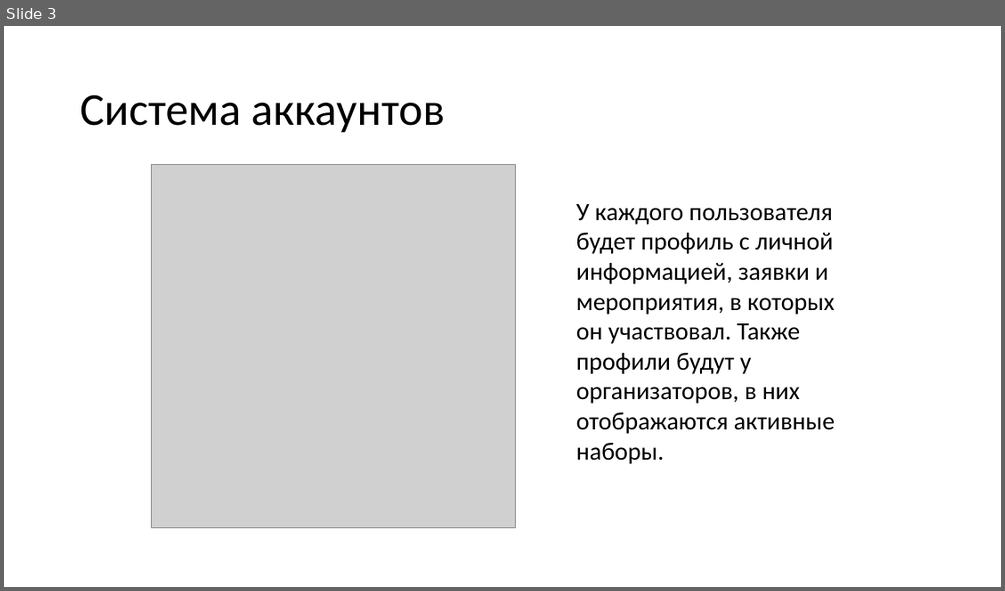
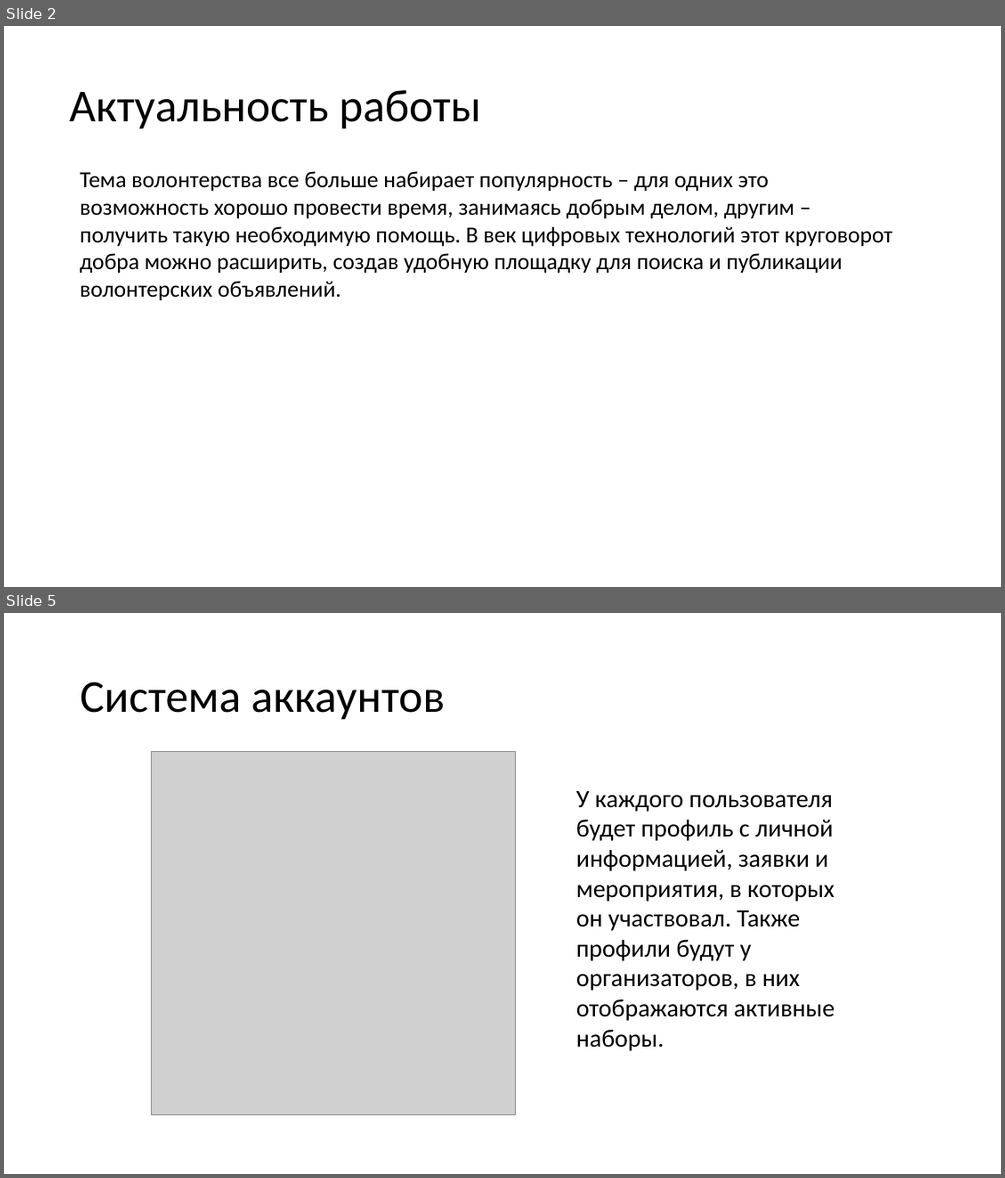
Before and after one commit to DaryaHomyak/VolunteerSearch, a slide deck: VolunteerSeach.pptx. Shown one above the other, each under a label of ours: slide 3 before the commit, slides 2 and 5 after it; the slides between them are not shown. The pictures are 1005x591 and 1005x1178 pixels, drawn with LibreOffice and Linux fonts; fonts in the diff are those of the drawing; grey boxes stand for pictures; background and template pictures are left out. Boxes give left, top, right and bottom in pixels: in the first picture for what was removed or moved away, otherwise in the second. Text is boxed around its words. In the diff, an @@ line names an element or a change of style, - is before the commit and + after.

```diff
--- a/VolunteerSeach.pptx
+++ b/VolunteerSeach.pptx
@@ slide 2 added at [4, 26, 1001, 587], background picture (left out) @@
@@ text added at [69, 90, 481, 129], 44 pt, text #000000 @@
+Актуальность работы
@@ text added at [80, 171, 892, 300], 22 pt, text #000000 @@
+Тема волонтерства все больше набирает популярность – для одних это возможность хорошо провести время, занимаясь добрым делом, другим – получить такую необходимую помощь. В век цифровых технологий этот круговорот добра можно расширить, создав удобную площадку для поиска и публикации волонтерских объявлений.
@@ what was slide 3 is now slide 5 @@
```
Also in this commit, not shown: 4 slides changed, 4 other slides added, 1 slide removed.
